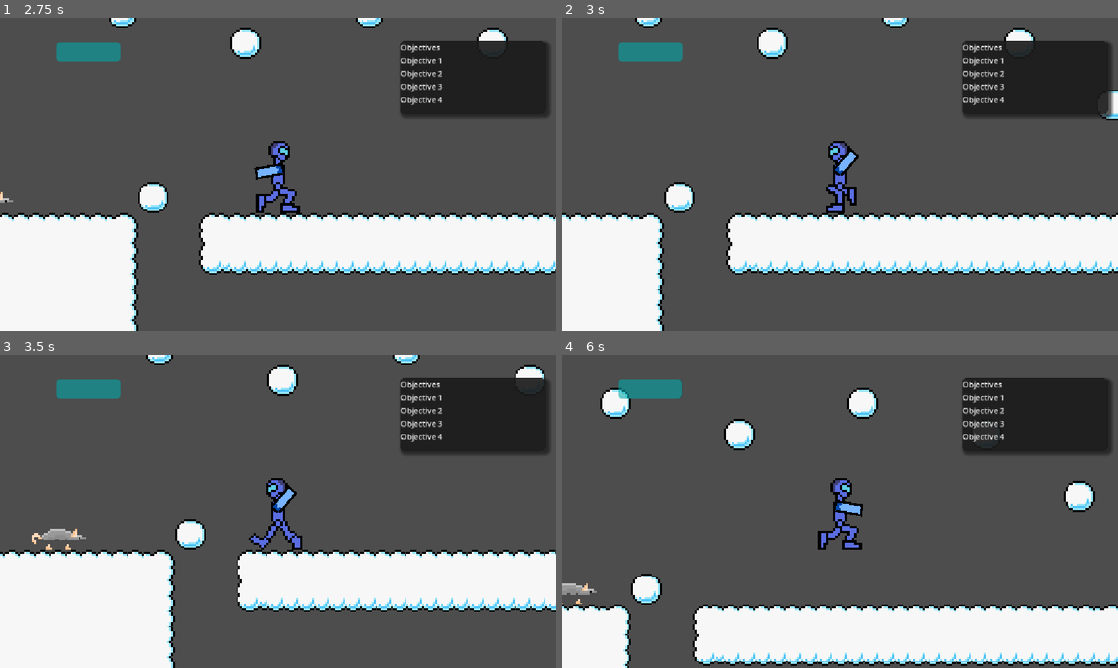
Above: before the commit, frames 1-4 (two rows, left to right).
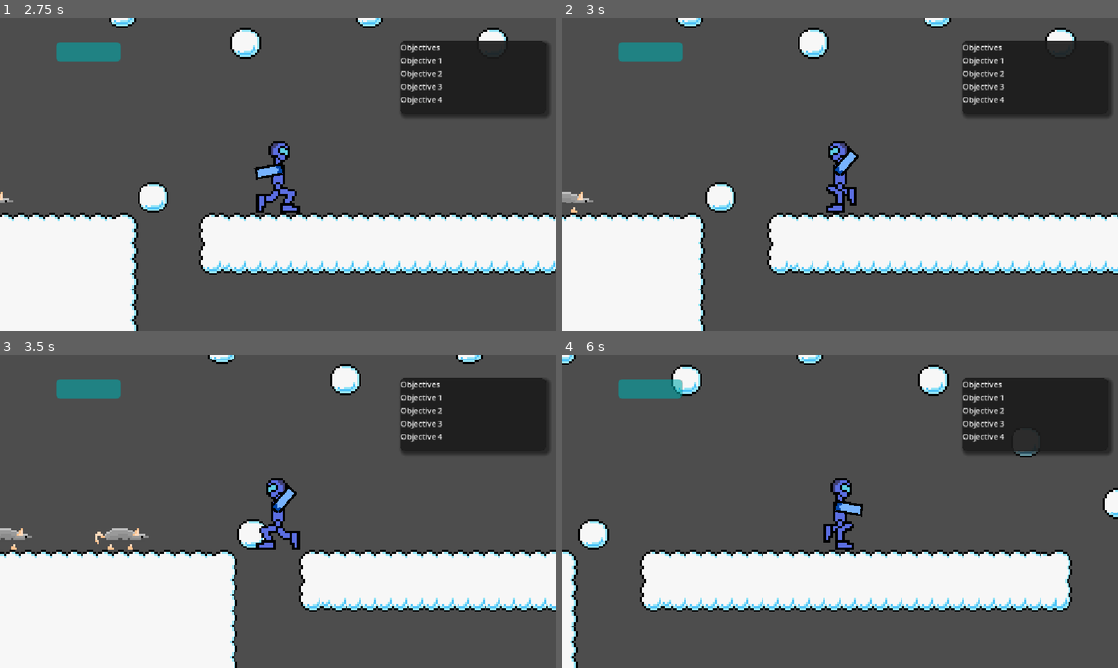
Above: after the commit, the same moments.

Repository: Milo-Griffiths/GameJam-Time
Game: Godot game, scene res://scenes/main.tscn
Same seed, same stepped clock (60 frames per second), same inputs: the game is played once before the commit and once after it. The engine's default icon, where the game draws it, is replaced by a stand-in: a white triangle on a blue panel in a dark square.
Inputs (mouse positions are in pixels of both pictures, inside the frame that each line leads up to):
- Up to frame 1 (2.75 s): click "Play" at 0.5 s; move the mouse to (400, 158) at 1.27 s; hold Q (Interact) 1.28-2.03 s; hold Right (right) from 1.28 s (still down); tap Up (up) at 1.52, 2.27 s; move the mouse to (166, 190) at 2.02 s; click (166, 190) at 2.1 s
- Up to frame 2 (3 s): move the mouse to (895, 105) at 2.77 s; release Right (right) at 2.78 s; hold A (left) from 2.78 s (still down); hold Q (Interact) from 2.78 s (still down)
- Up to frame 3 (3.5 s): keep holding A (left); keep holding Q (Interact)
- Up to frame 4 (6 s): move the mouse to (812, 574) at 3.52 s; release A (left) at 3.53 s; release Q (Interact) at 3.53 s; hold Right (right) 3.53-5.03 s; click (812, 574) at 3.6 s; tap Up (up) at 3.77, 4.52, 5.27 s; move the mouse to (1006, 558) at 4.27 s; hold Q (Interact) 4.28-5.03 s; move the mouse to (673, 464) at 5.02 s; hold A (left) 5.03-5.78 s; click (673, 464) at 5.1 s; move the mouse to (867, 511) at 5.77 s; hold Right (right) from 5.78 s (still down); hold Q (Interact) from 5.78 s (still down)

Frame 1 is identical in both runs. In frame 2, 10% of the frame differs, in the area x 0-100%, y 0-100%; in frame 3, 11%; in frame 4, 34%.

Commit message:
changed player physics for more responsivness

Diff:
--- a/assets/scripts/player.gd
+++ b/assets/scripts/player.gd
@@ -45,6 +45,11 @@
 			animated_sprite_2d.animation = "awful_idle"
 	if direction:
 		velocity.x = move_toward(velocity.x, direction * SPEED, accel * delta)
+		#allow instant stopping / change direction
+		if direction == 1 and velocity.x < 0:
+			velocity.x = 0
+		if direction == -1 and velocity.x > 0:
+			velocity.x = 0
 		moving = true
 	else:
 		velocity.x = move_toward(velocity.x, direction * SPEED, accel * delta)
